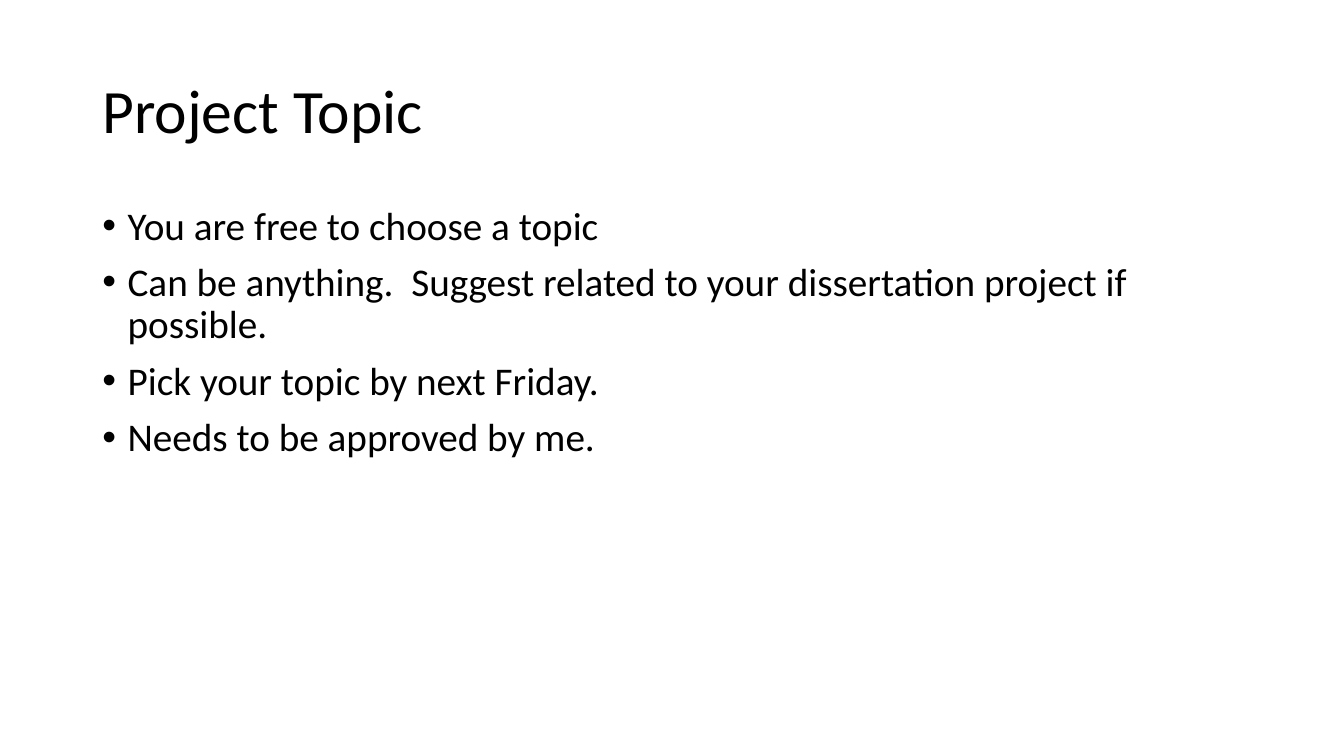
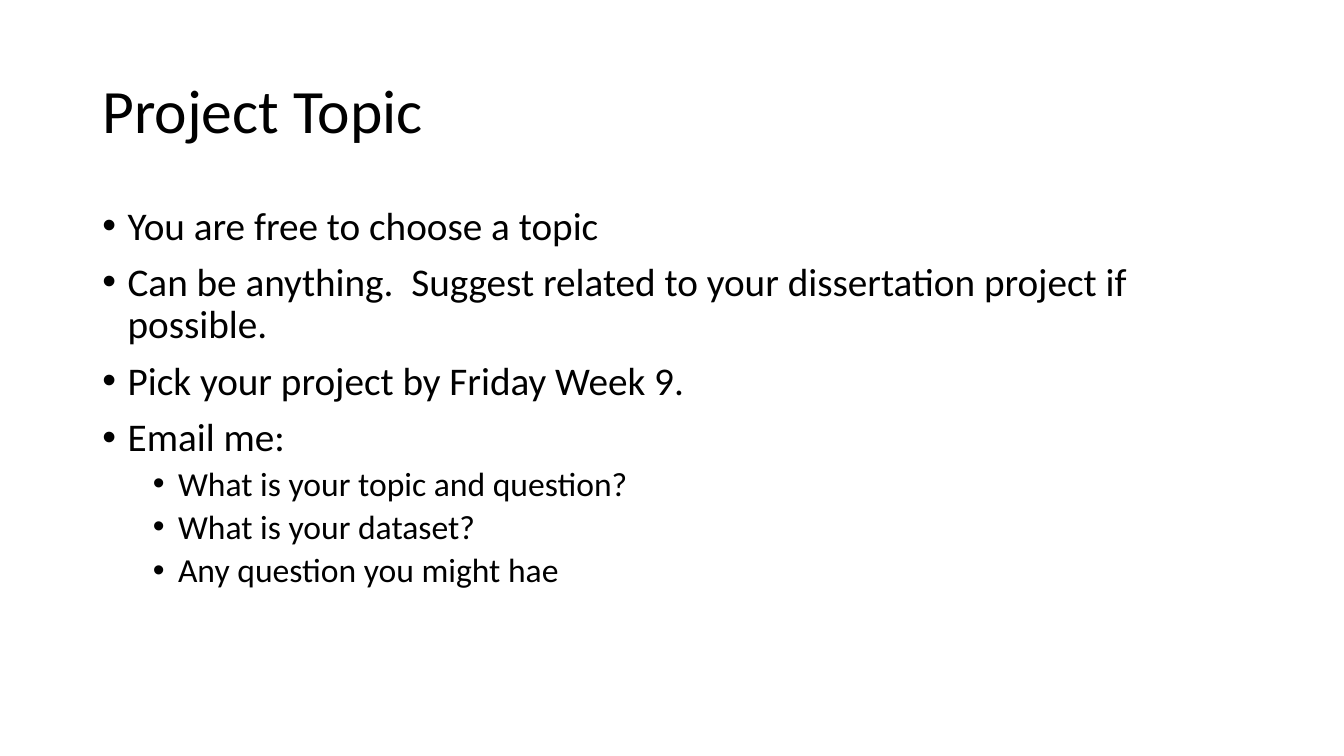
Before and after one commit to aleslab/PS4106_2022-23, a slide deck: slide 3 of slides/p4106 - projects.pptx. Drawn at 1344x756 pixels with LibreOffice and Linux fonts; fonts in the diff are those of the drawing. Boxes give left, top, right and bottom in pixels: in the first picture for what was removed or moved away, otherwise in the second. Text is boxed around its words. In the diff, an @@ line names an element or a change of style, - is before the commit and + after.

```diff
--- a/slides/p4106 - projects.pptx
+++ b/slides/p4106 - projects.pptx
@@ text at <box>128,367,684,588</box>: text changed; size 28 to 24 pt @@
-• Pick your topic by next Friday.
-• Needs to be approved by me.
+• Pick your project by Friday Week 9.
+• Email me:
+  • What is your topic and question?
+  • What is your dataset?
+  • Any question you might hae
```
Also in this commit, not shown: 1 other slide changed, 2 slides added, 2 other files.
